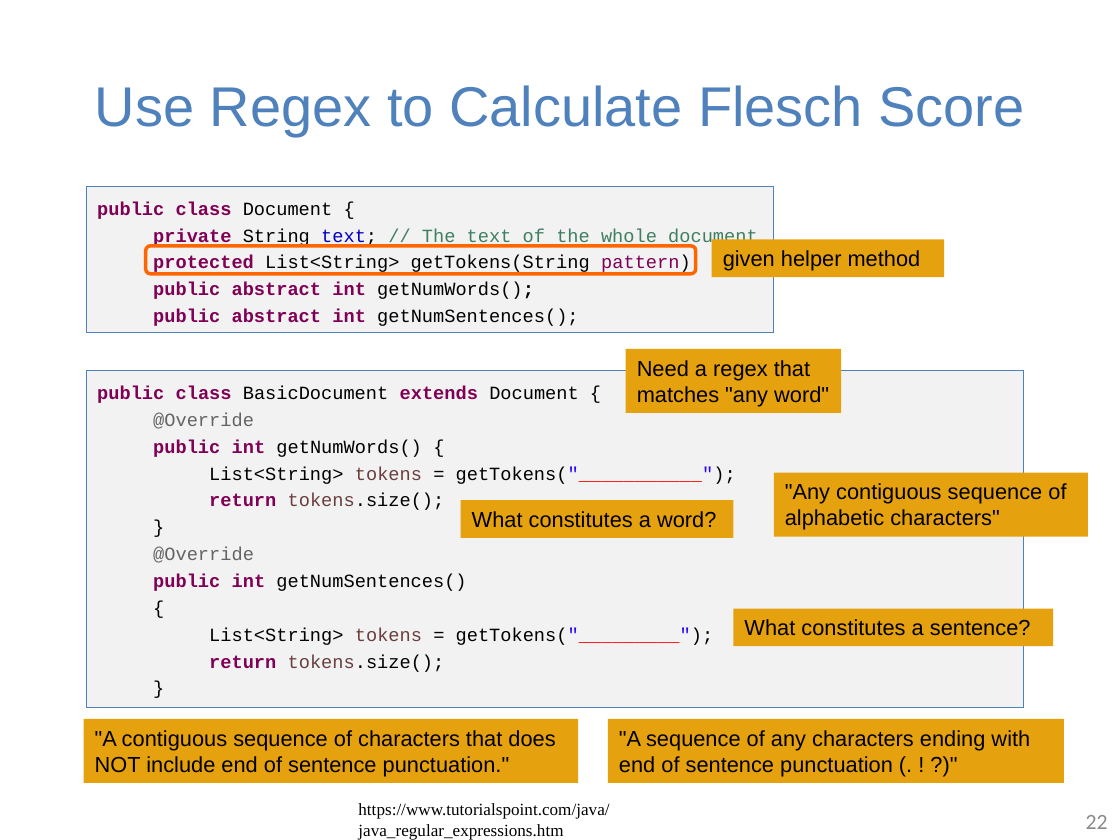
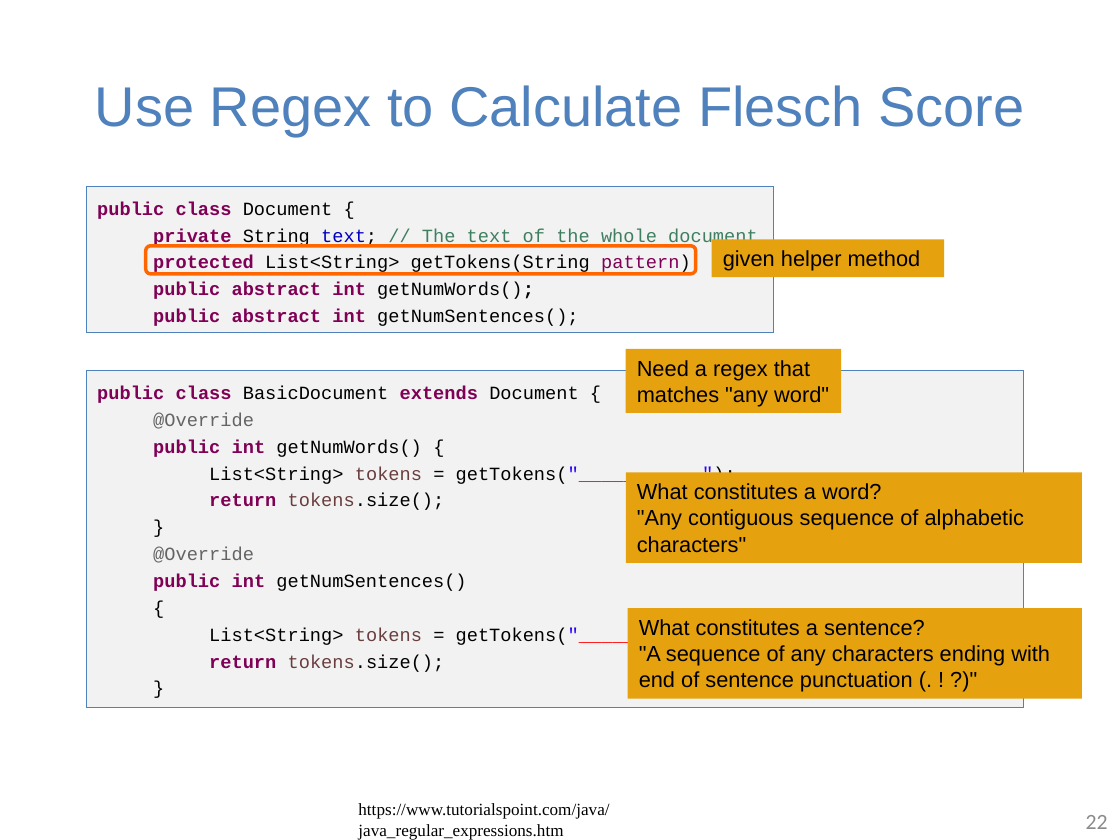
Before and after one commit to guhofstra/CSC111Fa25, a slide deck: slide 22 of PPTs/Lecture 4-string in java.pptx. Drawn at 1120x840 pixels with LibreOffice and Linux fonts; fonts in the diff are those of the drawing. Boxes give left, top, right and bottom in pixels: in the first picture for what was removed or moved away, otherwise in the second. Text is boxed around its words. In the diff, an @@ line names an element or a change of style, - is before the commit and + after.

```diff
--- a/PPTs/Lecture 4-string in java.pptx
+++ b/PPTs/Lecture 4-string in java.pptx
@@ rectangle "What constitutes a word?": place and size @@
-rectangle "What constitutes a word?" at box(774, 473, 1088, 536)
+rectangle "What constitutes a word?" at box(626, 473, 1082, 563)
@@ rectangle removed at box(460, 501, 734, 539) @@
-What constitutes a word?
@@ text in rectangle at box(637, 483, 881, 500): paragraph added @@
+What constitutes a word?
@@ rectangle "What constitutes a sentence?": place and size @@
-rectangle "What constitutes a sentence?" at box(608, 719, 1064, 783)
+rectangle "What constitutes a sentence?" at box(627, 608, 1081, 699)
@@ text in rectangle at box(639, 619, 925, 636): paragraph added @@
+What constitutes a sentence?
@@ rectangle removed at box(734, 608, 1054, 646) @@
-What constitutes a sentence?
@@ rectangle removed at box(84, 719, 578, 783) @@
-"A contiguous sequence of characters that does NOT include end of sentence punctuation."
```
Also in this commit, not shown: 19 other slides changed, 2 other files.
